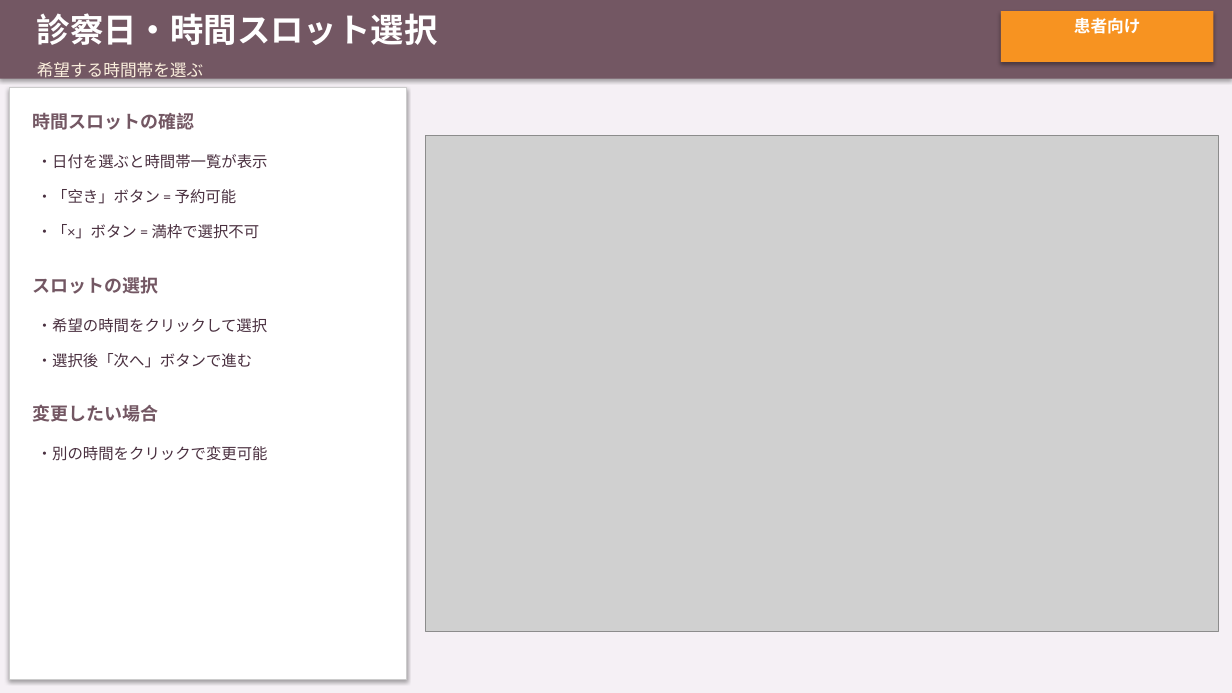
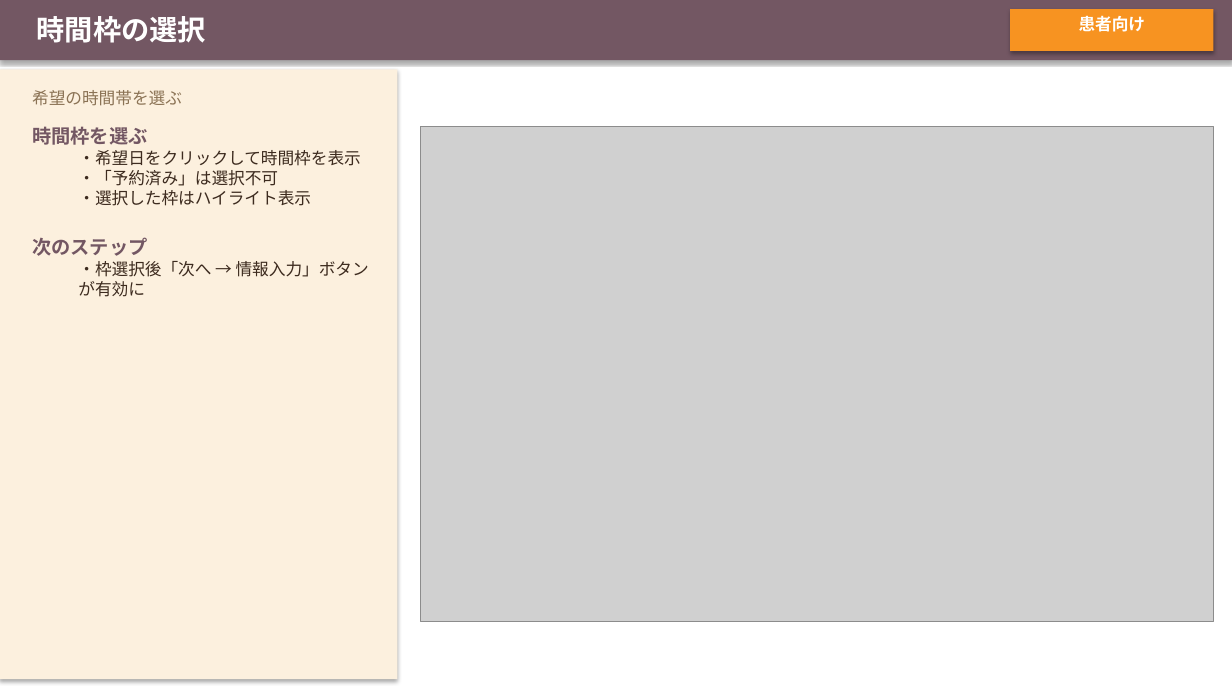
Before and after one commit to Kojinius/fukumoto-reservation, a slide deck: slide 5 of documents/manuals/OnlineAppointSystem_ユーザーマニュアル.pptx. Drawn at 1232x693 pixels with LibreOffice and Linux fonts; fonts in the diff are those of the drawing; grey boxes stand for pictures. Boxes give left, top, right and bottom in pixels: in the first picture for what was removed or moved away, otherwise in the second. Text is boxed around its words. In the diff, an @@ line names an element or a change of style, - is before the commit and + after.

```diff
--- a/documents/manuals/OnlineAppointSystem_ユーザーマニュアル.pptx
+++ b/documents/manuals/OnlineAppointSystem_ユーザーマニュアル.pptx
@@ rectangle: place and size @@
-rectangle at box(0, 0, 1232, 79)
+rectangle at box(0, 0, 1232, 60)
@@ rectangle at box(0, 0, 1232, 693): fill #F5F0F5 to #FFFFFF @@
@@ text at box(37, 16, 206, 43): text changed; size 26 to 22 pt; font Calibri to Noto Sans CJK JP @@
-診察日・時間スロット選択
+時間枠の選択
@@ text "患者向け" at box(1079, 15, 1146, 32): font Calibri to Noto Sans CJK JP @@
@@ rectangle: place and size @@
-rectangle at box(1001, 11, 1214, 62)
+rectangle at box(1010, 9, 1214, 51)
@@ rectangle: place and size @@
-rectangle at box(9, 88, 407, 679)
+rectangle at box(0, 69, 397, 679)
@@ rectangle at box(0, 69, 397, 679): fill #FFFFFF to #FCF0DE; outline #CCCCCC 0.5 pt to none @@
@@ text at box(32, 90, 182, 106): text changed; font Calibri to Noto Sans CJK JP; text colour #FCF0DE to #8B7355 @@
-希望する時間帯を選ぶ
+希望の時間帯を選ぶ
@@ text at box(32, 126, 369, 297): text changed; size 14 to 13 pt; font Calibri to Noto Sans CJK JP; text colour #735763 to #3D2B1F; bold off @@
-時間スロットの確認
+時間枠を選ぶ
+  ・希望日をクリックして時間枠を表示
+  ・「予約済み」は選択不可
+  ・選択した枠はハイライト表示
+次のステップ
+  ・枠選択後「次へ → 情報入力」ボタンが有効に
@@ picture: place and size @@
-picture at box(425, 136, 1218, 631)
+picture at box(421, 127, 1214, 622)
@@ text removed at box(37, 154, 268, 169) @@
-・日付を選ぶと時間帯一覧が表示
@@ text removed at box(37, 189, 237, 204) @@
-・「空き」ボタン = 予約可能
@@ text removed at box(37, 224, 260, 239) @@
-・「×」ボタン = 満枠で選択不可
@@ text removed at box(32, 276, 158, 294) @@
-スロットの選択
@@ text removed at box(37, 318, 267, 333) @@
-・希望の時間をクリックして選択
@@ text removed at box(37, 353, 252, 368) @@
-・選択後「次へ」ボタンで進む
@@ text removed at box(32, 404, 158, 422) @@
-変更したい場合
@@ text removed at box(37, 446, 268, 461) @@
-・別の時間をクリックで変更可能
```
Also in this commit, not shown: 6 other slides changed, 15 slides added, 13 slides removed, 33 other files.
